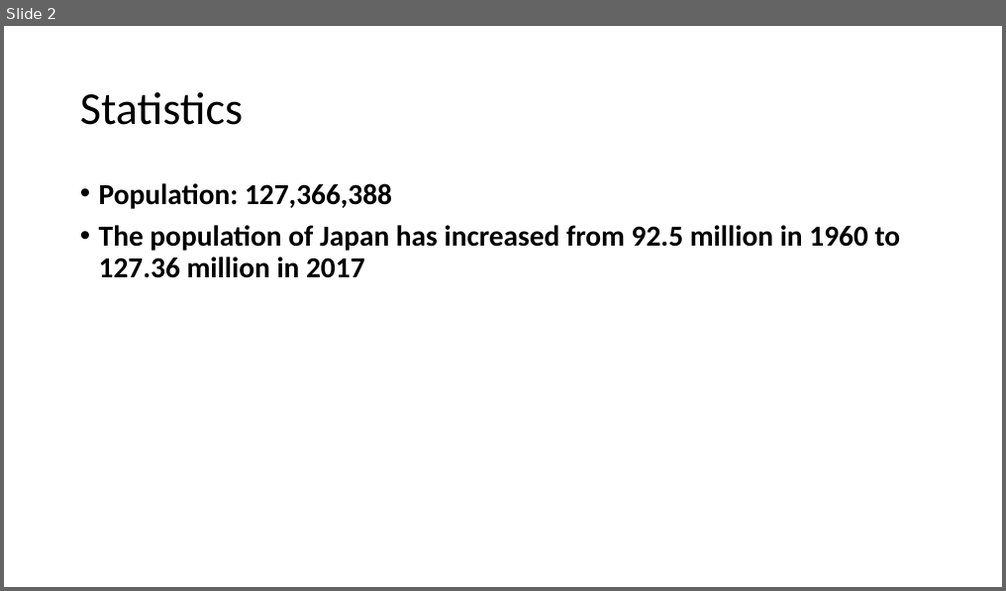
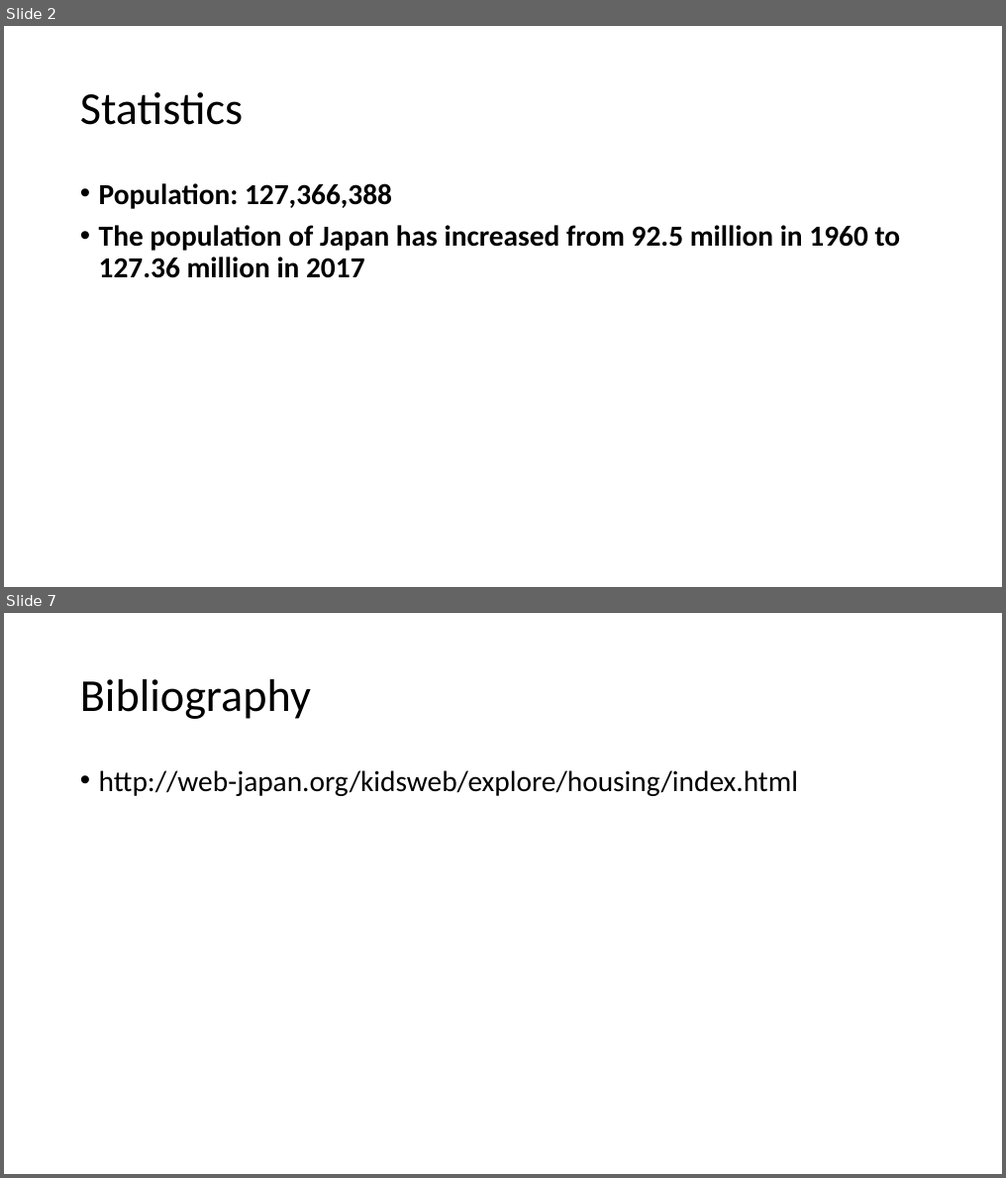
Before and after one commit to Luny12345/Asian, a slide deck: callum is not asian.pptx. Shown one above the other, each under a label of ours: slide 2 before the commit, slides 2 and 7 after it; the slides between them are not shown. The pictures are 1006x591 and 1006x1178 pixels, drawn with LibreOffice and Linux fonts; fonts in the diff are those of the drawing; background and template pictures are left out. Boxes give left, top, right and bottom in pixels: in the first picture for what was removed or moved away, otherwise in the second. Text is boxed around its words. In the diff, an @@ line names an element or a change of style, - is before the commit and + after.

Commit message:
Added Clothing, Food, Map and Bibliography slides

```diff
--- a/callum is not asian.pptx
+++ b/callum is not asian.pptx
@@ slide 7 added at (4,613,1002,1174), background #FFFFFF @@
@@ title added at (80,679,311,719), 44 pt, text #000000 @@
+Bibliography
@@ text added at (99,770,798,796), 28 pt, text #000000 @@
+• http://web-japan.org/kidsweb/explore/housing/index.html
```
Also in this commit, not shown: 4 other slides added.
